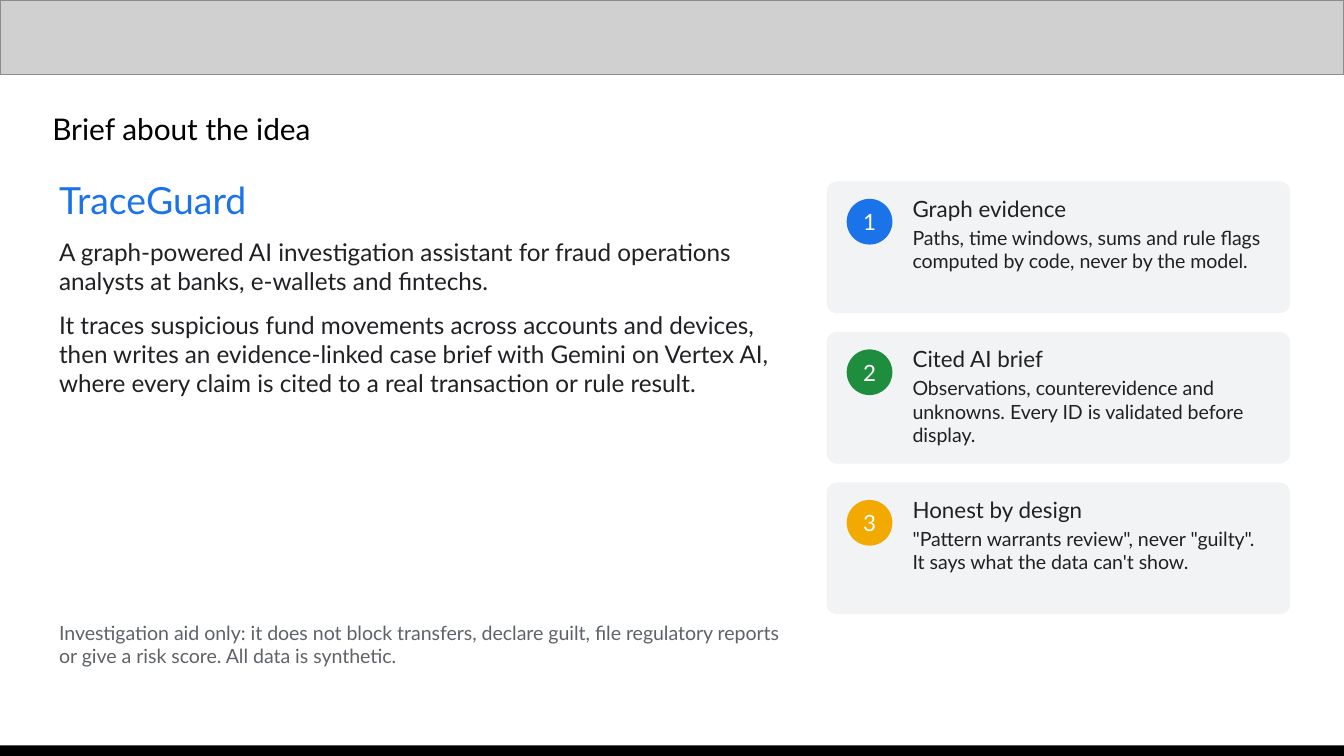
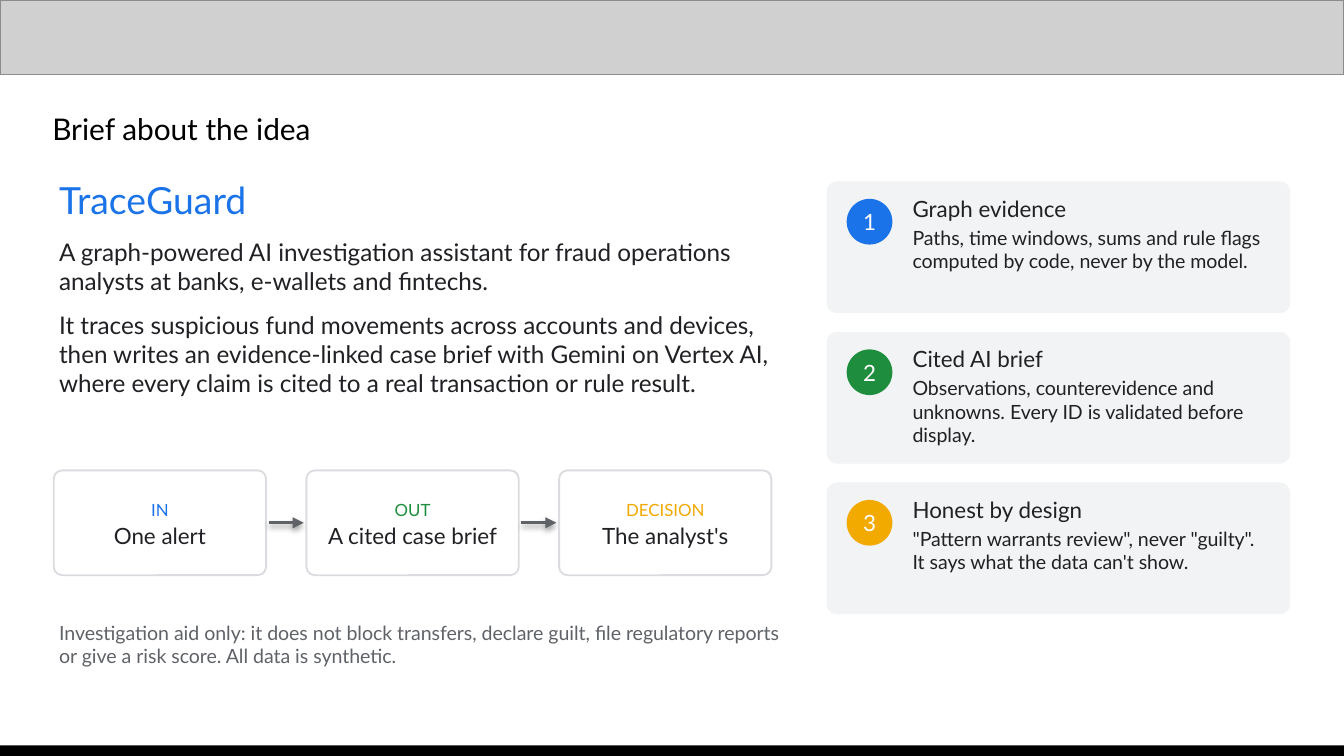
Before and after one commit to shieryl-ryle/traceguard, a slide deck: slide 2 of submission/TraceGuard-proposal.pptx. Drawn at 1344x756 pixels with LibreOffice and Linux fonts; fonts in the diff are those of the drawing; grey boxes stand for pictures. Boxes give left, top, right and bottom in pixels: in the first picture for what was removed or moved away, otherwise in the second. Text is boxed around its words. In the diff, an @@ line names an element or a change of style, - is before the commit and + after.

Commit message:
docs(TASK-007): polish the proposal deck for submission
- slide 13: real demo video link (public Drive file) and the portal's "3–4 Minutes" label
- slide 3: "graph tools compute, Gemini explains, the analyst judges" (matches the video)
- slides 8 and 11: one measured latency, 3–9 s at LOW thinking
- slide 7: Google Cloud, Gemini and Vertex AI marks on the architecture
- slide 10: follow-up refusal retaken on C-3, where A-22 actually appears
- slide 2: in -> out -> decision strip; slide 15 closes on the product promise and links
- checklist and screenshot provenance updated; deck passes package validation

```diff
--- a/submission/TraceGuard-proposal.pptx
+++ b/submission/TraceGuard-proposal.pptx
@@ rounded rectangle added at (54, 470, 266, 575), fill #FFFFFF, outline #DADCE0 1 pt @@
@@ rounded rectangle added at (306, 470, 519, 575), fill #FFFFFF, outline #DADCE0 1 pt @@
@@ rounded rectangle added at (559, 470, 771, 575), fill #FFFFFF, outline #DADCE0 1 pt @@
@@ text added at (114, 504, 206, 544), 12 pt, text #202124 @@
+IN
+One alert
@@ text added at (328, 504, 497, 544), 12 pt, text #202124 @@
+OUT
+A cited case brief
@@ text added at (602, 504, 728, 548), 12 pt, text #202124 @@
+DECISION
+The analyst's
@@ arrow added from (269, 523) to (304, 523), #5F6368 1.5 pt @@
@@ arrow added from (521, 523) to (556, 523), #5F6368 1.5 pt @@
```
Also in this commit, not shown: 6 other slides changed, 1 slide added, 1 slide removed, 7 other files.
